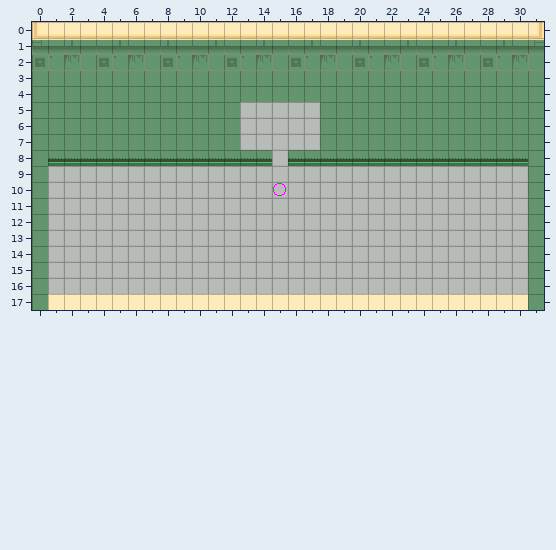
One commit to this Tiled map: SuperpositionGame/src/main/resources/superposition/level1.tmx. Above, as it was before the edit.
Cells are 16x16 px. Shown: x 0..31, y 0..17. Layer "Roofs" is drawn 0,-8 px off the grid.
And afterwards:
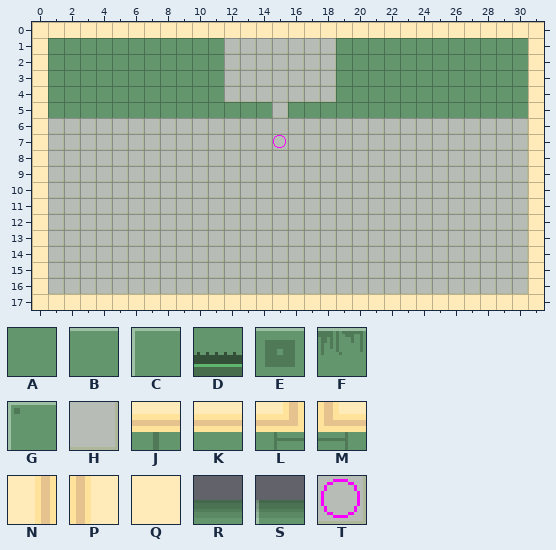
Key: from "spritesheet": A 0, B 1, C 2, D 3, E 4, F 5, G 6, H 7, J 8, K 9, L 10, M 10 flipped left-right, N 11, P 11 flipped left-right, Q 12, R 13, S 14, T 15.
_ is an empty cell, . an unchanged one.
The edit:
--- layer "Floor"
@@ x 12..18 @@
- 1 _______
- 2 _______
- 3 _______
- 4 _______
- 5 .HH.HH.
+ 1 HHHHHHH
+ 2 HHHHHHH
+ 3 HHHHHHH
+ 4 HHHHHHH
+ 5 .__.__.
@@ x 15..15 @@
- 7 H
+ 7 T
@@ x 15..15 @@
-10 T
+10 H
--- layer "Walls"
@@ x 0..31 @@
- 0 ________________________________
- 1 SRSRSRSRSRSRSRSRSRSRSRSRSRSRSRSR
- 2 EGFCEGFCEGFCEGFCEGFCEGFCEGFCEGFC
- 3 BBBBBBBBBBBBBBBBBBBBBBBBBBBBBBBB
- 4 A...........AAAAAAA............A
- 5 A............__.__.............A
- 6 AAAAAAAAAAAAA.....AAAAAAAAAAAAAA
- 7 AAAAAAAAAAAAA.....AAAAAAAAAAAAAA
- 8 ADDDDDDDDDDDDDD.DDDDDDDDDDDDDDDA
- 9 A..............................A
-10 A..............................A
-11 A..............................A
-12 A..............................A
-13 A..............................A
-14 A..............................A
-15 A..............................A
-16 A..............................A
-17 A..............................A
+ 0 QQQQQQQQQQQQQQQQQQQQQQQQQQQQQQQQ
+ 1 QAAAAAAAAAAA_______AAAAAAAAAAAAQ
+ 2 QAAAAAAAAAAA_______AAAAAAAAAAAAQ
+ 3 QAAAAAAAAAAA_______AAAAAAAAAAAAQ
+ 4 Q..........._______............Q
+ 5 Q............AA.AA.............Q
+ 6 Q____________....._____________Q
+ 7 Q____________....._____________Q
+ 8 Q______________._______________Q
+ 9 Q..............................Q
+10 Q..............................Q
+11 Q..............................Q
+12 Q..............................Q
+13 Q..............................Q
+14 Q..............................Q
+15 Q..............................Q
+16 Q..............................Q
+17 Q..............................Q
--- layer "Roofs" (removed)
@@ x 0..31 @@
- 0 P..............................N
- 1 MKJKKJKKJKKJKKJKKJKKJKKJKKJKKJKL
+ 0 _.............................._
+ 1 ________________________________
Where, in picture pixels (left, top, right, bottom), the same in both pictures:
changed: (32, 22, 544, 310)
